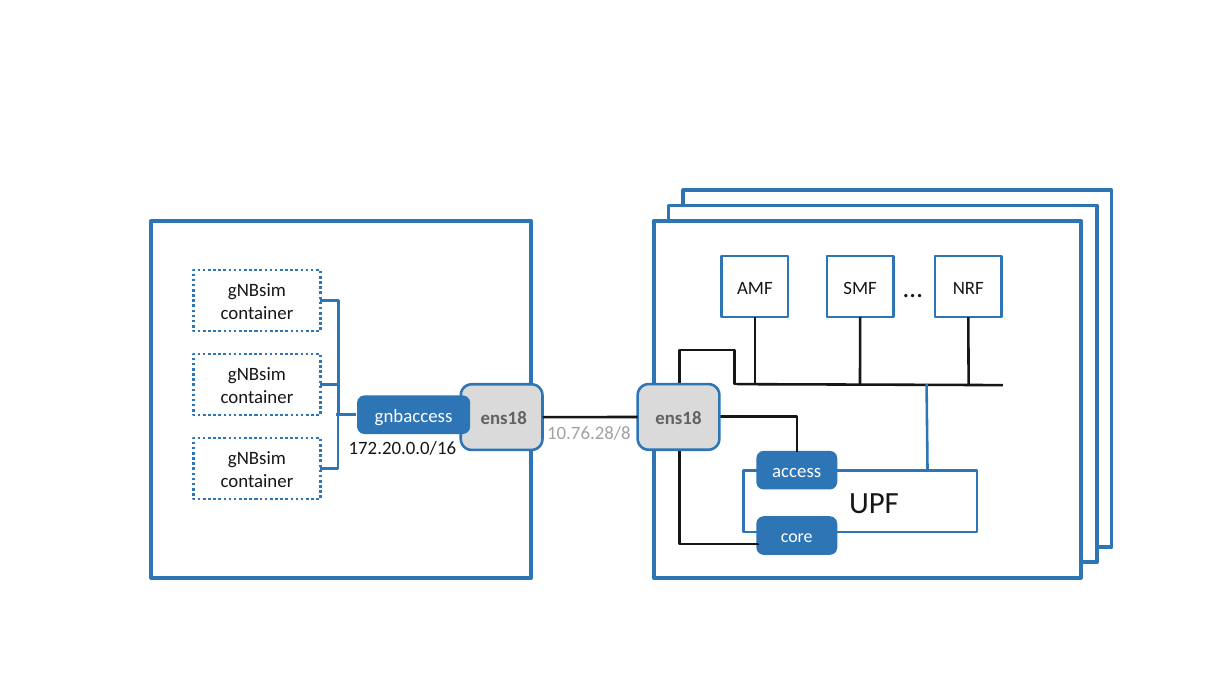
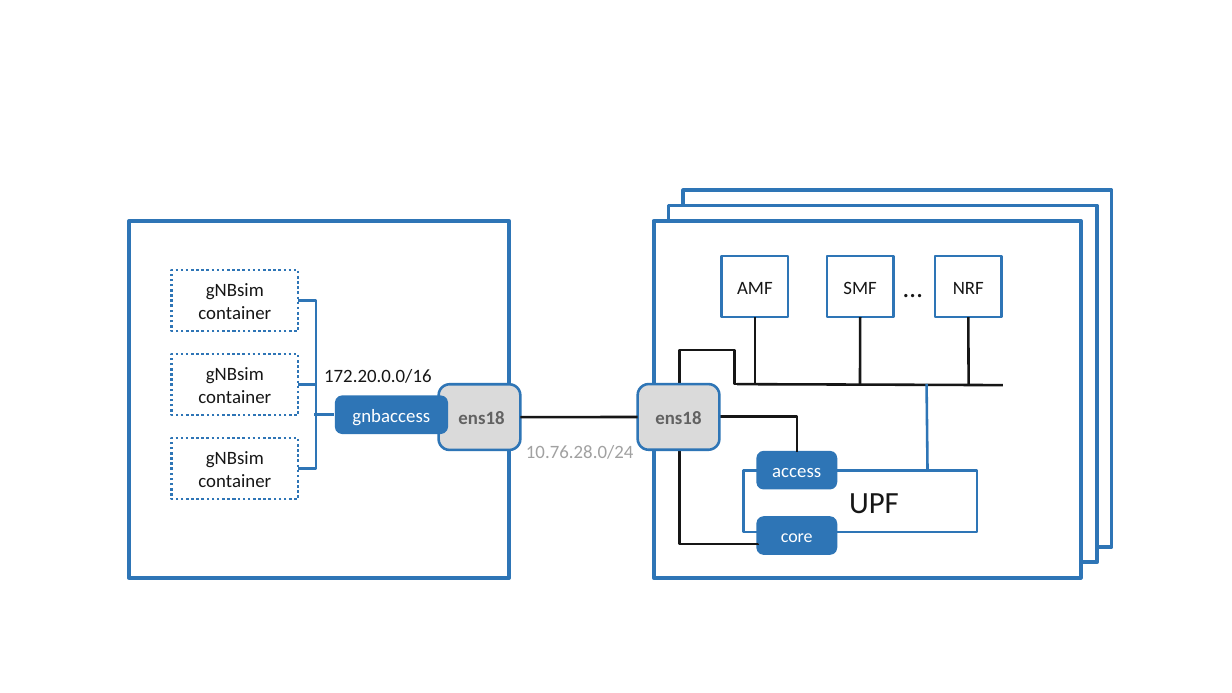
Before and after one commit to SystemsApproach/private5g, a slide deck: slide 25 of figures.pptx. Drawn at 1232x693 pixels with LibreOffice and Linux fonts; fonts in the diff are those of the drawing. Boxes give left, top, right and bottom in pixels: in the first picture for what was removed or moved away, otherwise in the second. Text is boxed around its words. In the diff, an @@ line names an element or a change of style, - is before the commit and + after.

```diff
--- a/figures.pptx
+++ b/figures.pptx
@@ rectangle: place and size @@
-rectangle at [152, 221, 532, 578]
+rectangle at [129, 221, 510, 578]
@@ text "172.20.0.0/16": place and size @@
-text "172.20.0.0/16" at [349, 441, 456, 455]
+text "172.20.0.0/16" at [324, 369, 431, 383]
@@ 3 rectangles, 3 elbow lines, 1 rounded rectangle: place and size @@
-3 rectangles, 3 elbow lines, 1 rounded rectangle at [193, 270, 542, 500]
+3 rectangles, 3 elbow lines, 1 rounded rectangle at [171, 270, 520, 500]
@@ rounded rectangle "gnbaccess": place and size @@
-rounded rectangle "gnbaccess" at [359, 397, 469, 432]
+rounded rectangle "gnbaccess" at [336, 397, 447, 432]
@@ line moved from (542, 418) - (638, 416) to (520, 418) - (638, 416) @@
@@ text at [526, 445, 633, 459]: text changed @@
-10.76.28/8
+10.76.28.0/24
```
Also in this commit, not shown: 3 other files.
